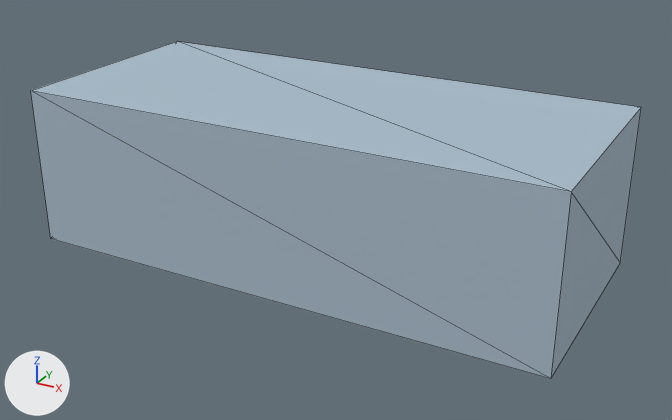
One commit to the glTF model shared/assets/models/fish_copper_mullet.glb: the scene before it, then after it.
The view is the same before and after, from a 50 mm lens placed at (0.235, -0.418, 0.19), pointed at (0.008, -0.004, -0.017). The axes (+X, +Y, +Z) are drawn at lower left. The lights are the same throughout. The older version comes first. Mesh edges are drawn as thin lines. Vertices at exactly the same position are counted once.

Script lines for the objects in view, before the commit:
```python
mat_item = principled_material('item')
mat_item.base_color = (0.397, 0.503, 0.597)  # blue #a9bccb
mat_item.roughness = 0.85
me_item = bpy.data.meshes.new('item')
me_item.from_pydata(...)  # a box spanning x -0.5..0.5, y -0.5..0.5, z -0.5..0.5
me_item.materials.append(mat_item)  # blue #a9bccb
ob_species_copper_mullet = bpy.data.objects.new('species.copper_mullet', me_item)
ob_species_copper_mullet.location = (0.0, 0.0, 0.0)
ob_species_copper_mullet.scale = (0.3, 0.13, 0.09)
```
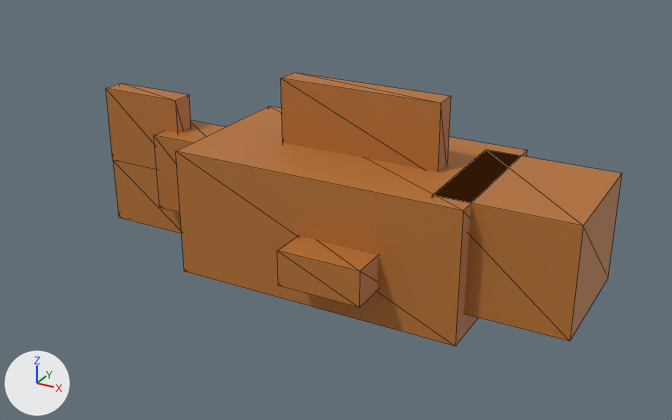
Diff of the bpy script that builds the scene:
```diff
--- a/shared/assets/models/fish_copper_mullet.glb.py
+++ b/shared/assets/models/fish_copper_mullet.glb.py
@@ mat_item @@
 mat_item = principled_material('item')
-mat_item.base_color = (0.397, 0.503, 0.597)  # blue #a9bccb
+mat_item.base_color = (0.479, 0.171, 0.0331)  # orange #b87333
 mat_item.roughness = 0.85
@@ me_item @@
 # used by ob_species_copper_mullet; location = (0.0, 0.0, 0.0); scale = (0.3, 0.13, 0.09)
-me_item.from_pydata(...)  # 8 vertices, 12 faces; spans x -0.5..0.5, y -0.5..0.5, z -0.5..0.5
+me_item.from_pydata(...)  # 60 vertices, 96 faces; spans x -0.5..0.5, y -0.22..0.22, z -0.181..0.181
+# me_item part 1: the whole mesh is rebuilt
 me_item.materials.append(mat_item)
@@ ob_species_copper_mullet @@
 ob_species_copper_mullet.location = (0.0, 0.0, 0.0)
-ob_species_copper_mullet.scale = (0.3, 0.13, 0.09)
+ob_species_copper_mullet.scale = (0.3, 0.3, 0.3)
```

Location of each change, [x1, y1, x2, y2] in pixels of the pictures (672 x 420 px):
'species.copper_mullet', recoloured, reshaped, rescaled (15% narrower, 19% shorter): before [31, 42, 641, 379]; after [106, 73, 622, 346]
